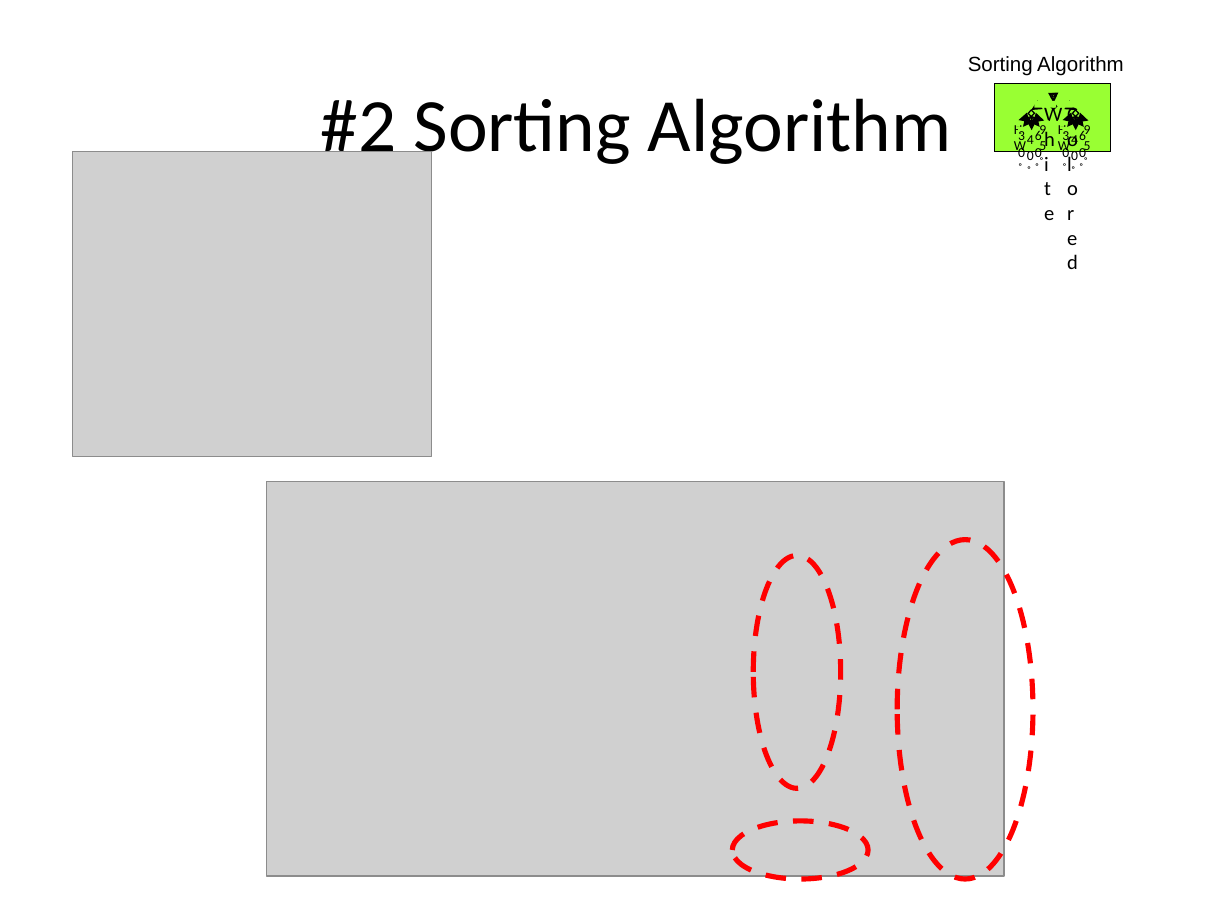
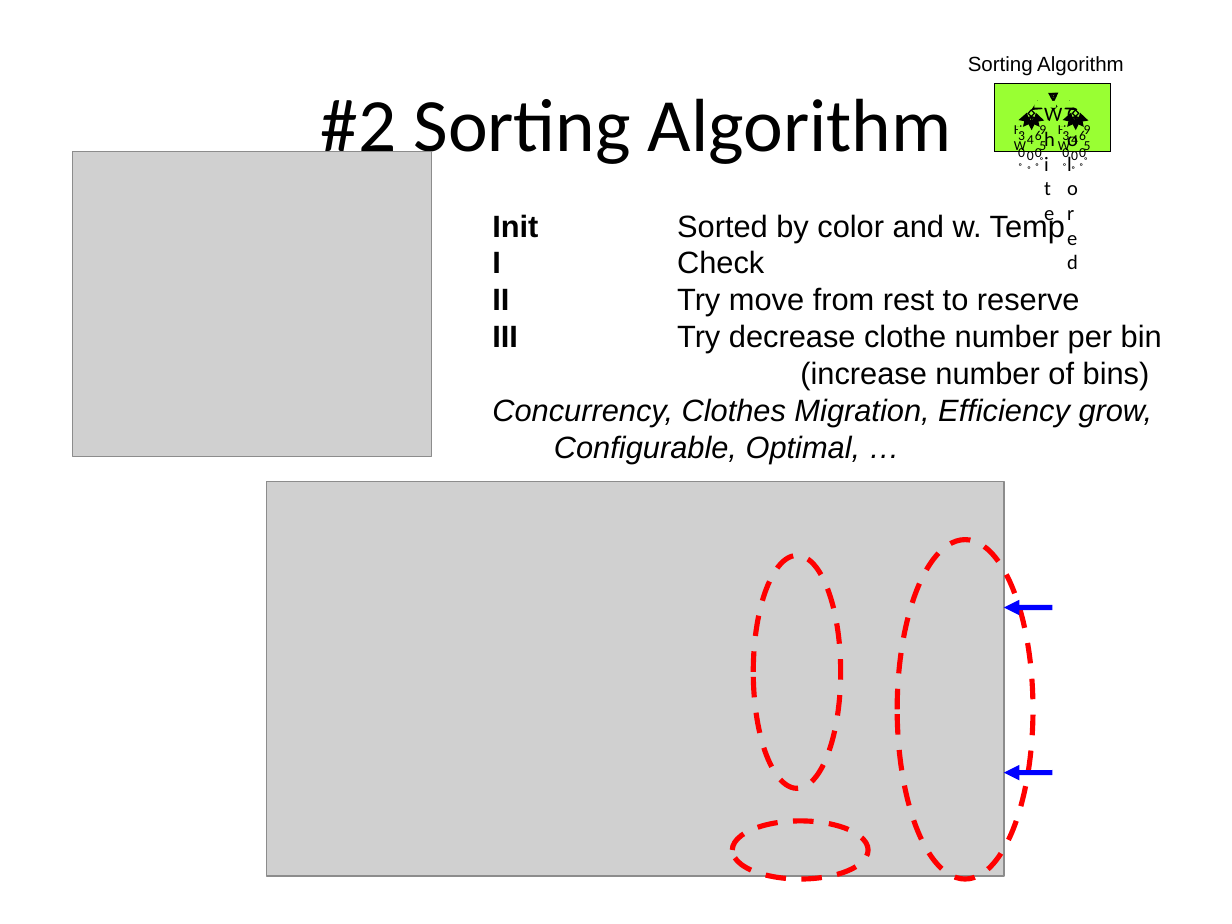
Before and after one commit to isurup/kalle-martin-group, a slide deck: slide 6 of RSD1/presentation/ExamRobertas.ppt. Drawn at 1232x924 pixels with LibreOffice and Linux fonts; fonts in the diff are those of the drawing; grey boxes stand for pictures. Boxes give left, top, right and bottom in pixels: in the first picture for what was removed or moved away, otherwise in the second. Text is boxed around its words. In the diff, an @@ line names an element or a change of style, - is before the commit and + after.

```diff
--- a/RSD1/presentation/ExamRobertas.ppt
+++ b/RSD1/presentation/ExamRobertas.ppt
@@ text added at (x1=492, y1=212, x2=1162, y2=464), 18 pt, text #000000 @@
+Init Sorted by color and w. Temp
+I Check
+II Try move from rest to reserve
+III Try decrease clothe number per bin (increase number of bins)
+Concurrency, Clothes Migration, Efficiency grow, Configurable, Optimal, …
@@ arrow added from (1052, 607) to (1004, 607), #0000FF 3 pt @@
@@ arrow added from (1052, 772) to (1004, 772), #0000FF 3 pt @@
```
Also in this commit, not shown: 5 other slides changed.
